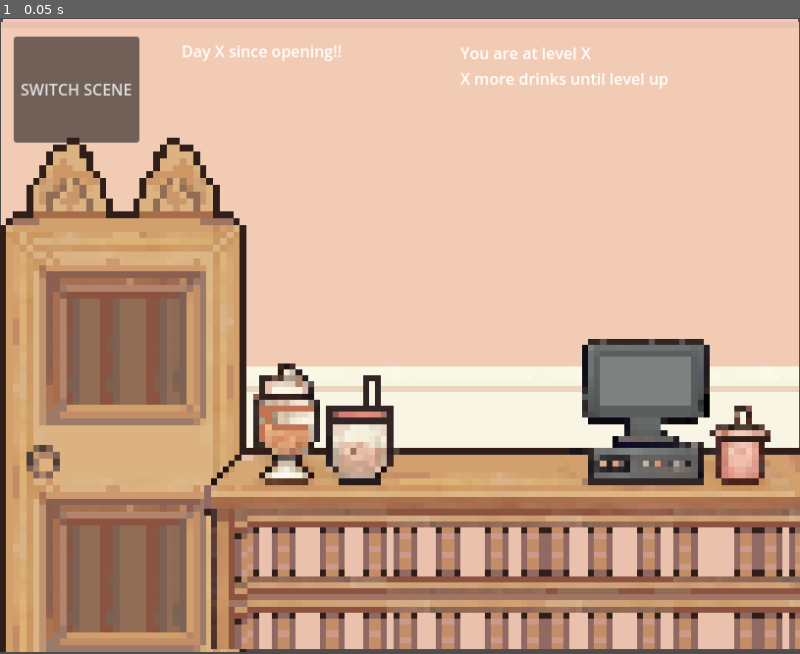
Above: before the commit, frame 1.
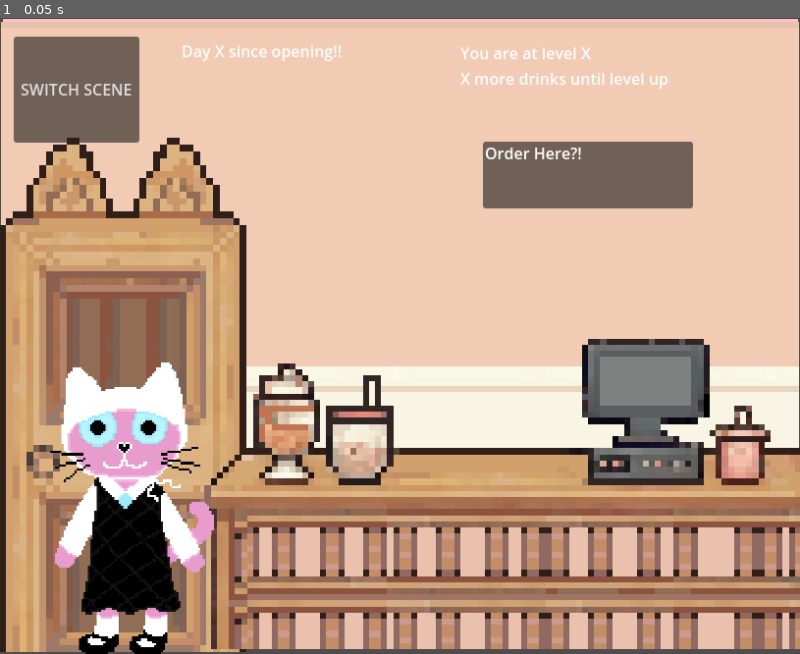
Above: after the commit, the same moment.

Repository: aylabaguette/40sGame
Game: Godot game, scene res://scenes/main.tscn
Same seed, same stepped clock (60 frames per second), same inputs: the game is played once before the commit and once after it.
Inputs:
- Up to frame 1 (0.05 s): no input

The runs differ from the first frame. In frame 1, 8.5% of the frame differs, in the area x 6-87%, y 19-100%.

Commit message:
added stuff to the shop screen
(characters randomly appear and a "text bubble" is connected to the code to have the order appear on it)

Diff:
--- /dev/null
+++ b/40s-game/order.gd
@@ -0,0 +1,11 @@
+extends Node
+
+
+# Called when the node enters the scene tree for the first time.
+func _ready() -> void:
+	pass # Replace with function body.
+
+
+# Called every frame. 'delta' is the elapsed time since the previous frame.
+func _process(delta: float) -> void:
+	pass
--- a/40s-game/scenes/Shop.tscn
+++ b/40s-game/scenes/Shop.tscn
@@ -1,5 +1,6 @@
-[gd_scene load_steps=11 format=3 uid="uid://d7otfdihf1ee"]
+[gd_scene load_steps=13 format=3 uid="uid://d7otfdihf1ee"]
 
+[ext_resource type="Script" path="res://scenes/characters.gd" id="1_3mjw4"]
 [ext_resource type="Texture2D" uid="uid://buyudqqe76oda" path="res://sprites/shop/Backdrop.png" id="1_72jb3"]
 [ext_resource type="Script" path="res://scenes/shop.gd" id="1_v2lqu"]
 [ext_resource type="Texture2D" uid="uid://dnw401aomiw14" path="res://sprites/shop/Counter.png" id="3_05b3x"]
@@ -10,9 +11,13 @@
 [ext_resource type="Texture2D" uid="uid://cmiv2bwaym08k" path="res://sprites/characters/Kyrat.PNG" id="7_gso0l"]
 [ext_resource type="Texture2D" uid="uid://bb667n3dtoqd7" path="res://sprites/characters/Emily.PNG" id="8_77h1o"]
 [ext_resource type="Script" path="res://scenes/level.gd" id="10_wg3wp"]
+[ext_resource type="Script" path="res://scenes/speechBubble.gd" id="12_627bb"]
 
 [node name="Shop" type="Node2D"]
 script = ExtResource("1_v2lqu")
+
+[node name="Characters" type="Node2D" parent="."]
+script = ExtResource("1_3mjw4")
 
 [node name="Background shop" type="Sprite2D" parent="."]
 texture_filter = 1
@@ -40,6 +45,8 @@
 texture = ExtResource("3_05b3x")
 
 [node name="Character sprites" type="Node2D" parent="."]
+
+[node name="currentCharacter" type="Sprite2D" parent="Character sprites"]
 
 [node name="Emily" type="Sprite2D" parent="Character sprites"]
 visible = false
@@ -89,4 +96,20 @@
 offset_bottom = 45.0
 text = "Day X since opening!!"
 
+[node name="SpeechBubble" type="Node2D" parent="."]
+script = ExtResource("12_627bb")
+
+[node name="Panel" type="Panel" parent="SpeechBubble"]
+offset_left = 492.0
+offset_top = 126.0
+offset_right = 706.0
+offset_bottom = 194.0
+
+[node name="Label" type="Label" parent="SpeechBubble/Panel"]
+offset_left = 2.0
+offset_right = 213.0
+offset_bottom = 67.0
+text = "
+"
+
 [connection signal="pressed" from="Button" to="." method="_on_button_pressed"]
--- /dev/null
+++ b/40s-game/scenes/characters.gd
@@ -0,0 +1,34 @@
+extends Node2D
+
+# Called when the node enters the scene tree for the first time
+func _ready() -> void:
+	randomCharacter()
+
+# Called every frame. 'delta' is the elapsed time since the previous frame.
+func _process(delta: float) -> void:
+	pass
+
+# Function to show one random character when it shows the shop screen
+func randomCharacter():
+	# Declare the list of character sprite paths
+	var Emily = $"../Character sprites/Emily"
+	var Kyrat = $"../Character sprites/Kyrat"
+	var Momo = $"../Character sprites/Momo"
+	var BobFerguson = $"../Character sprites/BobFerguson"
+	var Mabel = $"../Character sprites/Mabel"
+
+	#sets the visibility of the characters to not visible
+	Emily.visible = false
+	Kyrat.visible = false
+	Momo.visible = false
+	BobFerguson.visible = false
+	Mabel.visible = false
+
+	#array for the character sprites!!
+	var characterSprites = [Emily, Kyrat, Momo, BobFerguson, Mabel]
+
+	# Picks a random character sprite from the list and sets its visibility to visible
+	#can change this code later on so that the characters show up in the order decided to match the story line?
+	#or however we decide to have the characrters show up order wise/randomized or not?
+	var selectedSprite = characterSprites[randi() % characterSprites.size()]
+	selectedSprite.visible = true
--- a/40s-game/scenes/shop.gd
+++ b/40s-game/scenes/shop.gd
@@ -1,9 +1,10 @@
 extends Node2D
 
+@onready var characters = $Characters
 
 # Called when the node enters the scene tree for the first time.
 func _ready() -> void:
-	pass # Replace with function body.
+	pass
 
 # Called every frame. 'delta' is the elapsed time since the previous frame.
 func _process(delta: float) -> void:
--- /dev/null
+++ b/40s-game/scenes/speechBubble.gd
@@ -0,0 +1,19 @@
+extends Node2D
+
+@onready var text_label: Label = $Panel/Label  # Reference to the Label node
+@onready var speechBubble: Node2D = $"."
+
+
+# Called when the node enters the scene tree for the first time.
+func _ready() -> void:
+	var message = "Order Here?!"
+	#Show the speech bubble with the message
+	speechBubble.setBubble(message)
+
+
+# Called every frame. 'delta' is the elapsed time since the previous frame.
+func _process(delta: float) -> void:
+	pass
+
+func setBubble(text: String) -> void:
+	text_label.text = text  # Set the text in the Label
Not shown, changed: .DS_Store
Not shown, changed: 40s-game/.DS_Store
Not shown, added: 40s-game/sprites/.DS_Store
